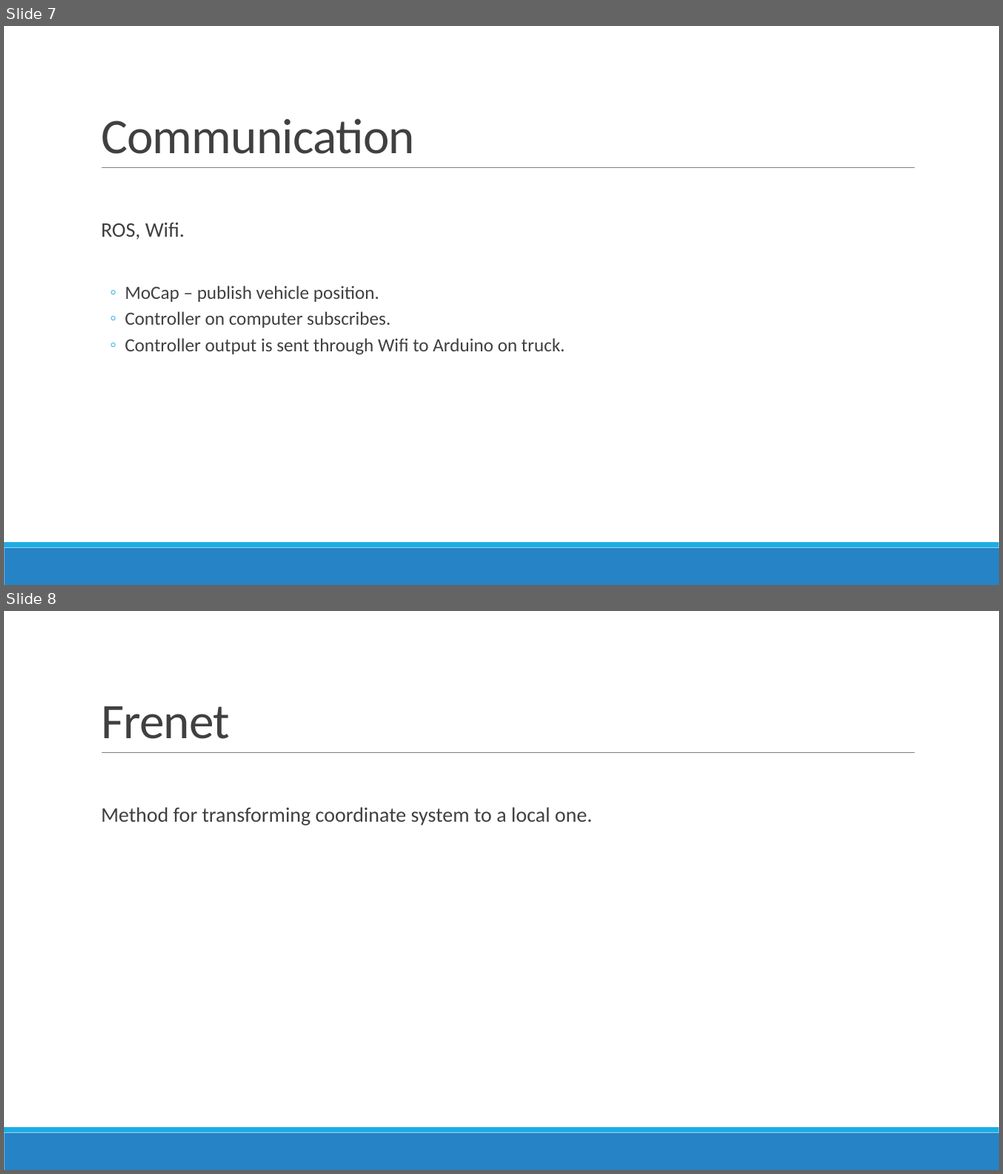
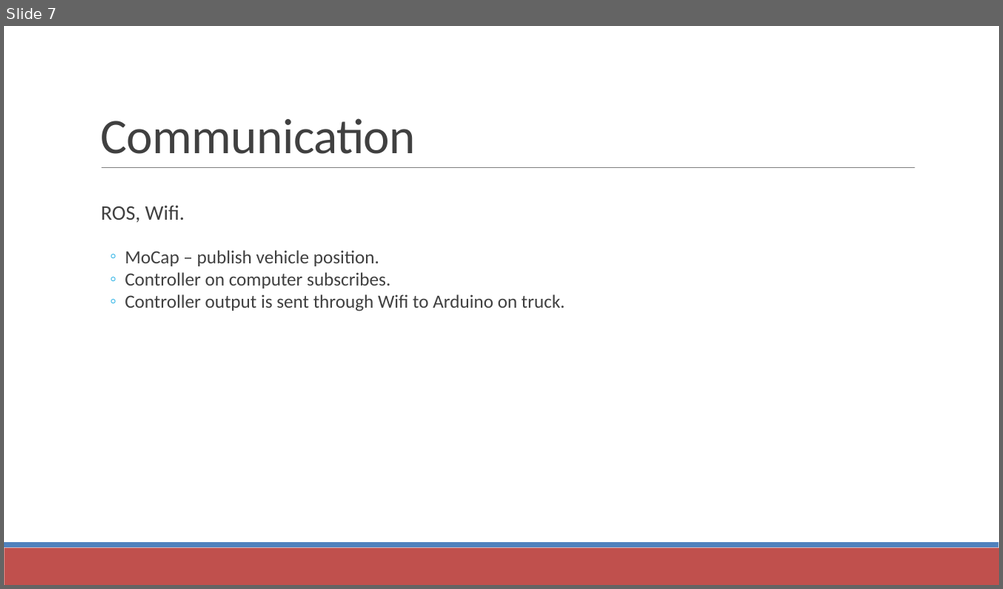
Before and after one commit to PrakharTyagi/PLATOON, a slide deck: Network Assisted Platooning.pptx. Shown one above the other, each under a label of ours: slides 7 and 8 before the commit, slide 7 after it. The pictures are 1003x1174 and 1003x589 pixels, drawn with LibreOffice and Linux fonts; fonts in the diff are those of the drawing. Boxes give left, top, right and bottom in pixels: in the first picture for what was removed or moved away, otherwise in the second. Text is boxed around its words. In the diff, an @@ line names an element or a change of style, - is before the commit and + after.

```diff
--- a/Network Assisted Platooning.pptx
+++ b/Network Assisted Platooning.pptx
@@ slide 8 removed at (4,611,999,1170), background #FFFFFF; not listed: 3 template elements that a slide beside it also shows @@
@@ title removed at (101,706,230,739) @@
-Frenet
@@ text removed at (101,807,592,826) @@
-  Method for transforming coordinate system to a local one.
@@ slide 7 changed as well @@
@@ text "ROS, Wifi." at (101,205,565,312): less space between paragraphs; line spacing 0.9 to 1 @@
@@ rectangle at (4,548,999,585): fill #2683C6 to #C0504D @@
@@ rectangle at (4,543,999,548): fill #1CADE4 to #4F81BD @@
```
Also in this commit, not shown: 9 other slides changed.
